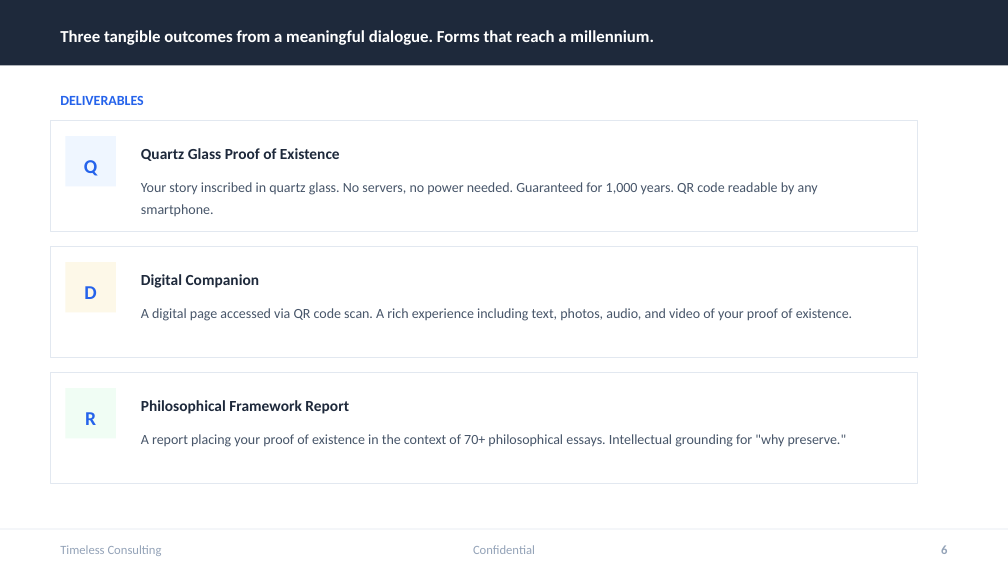
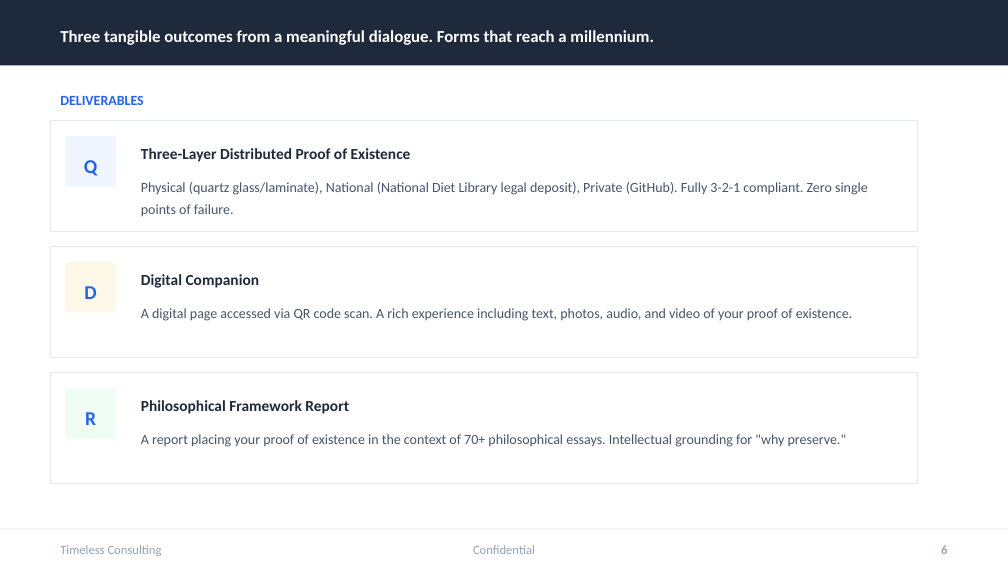
Before and after one commit to tokistorage/lp, a slide deck: slide 6 of tokistorage-client-deck-en.pptx. Drawn at 1008x567 pixels with LibreOffice and Linux fonts; fonts in the diff are those of the drawing. Boxes give left, top, right and bottom in pixels: in the first picture for what was removed or moved away, otherwise in the second. Text is boxed around its words. In the diff, an @@ line names an element or a change of style, - is before the commit and + after.

```diff
--- a/tokistorage-client-deck-en.pptx
+++ b/tokistorage-client-deck-en.pptx
@@ text at [141,148,411,162]: text changed @@
-Quartz Glass Proof of Existence
+Three-Layer Distributed Proof of Existence
@@ text at [141,182,868,217]: text changed @@
-Your story inscribed in quartz glass. No servers, no power needed. Guaranteed for 1,000 years. QR code readable by any smartphone.
+Physical (quartz glass/laminate), National (National Diet Library legal deposit), Private (GitHub). Fully 3-2-1 compliant. Zero single points of failure.
```
Also in this commit, not shown: 4 other slides changed, 1 slide added, 14 other files.
